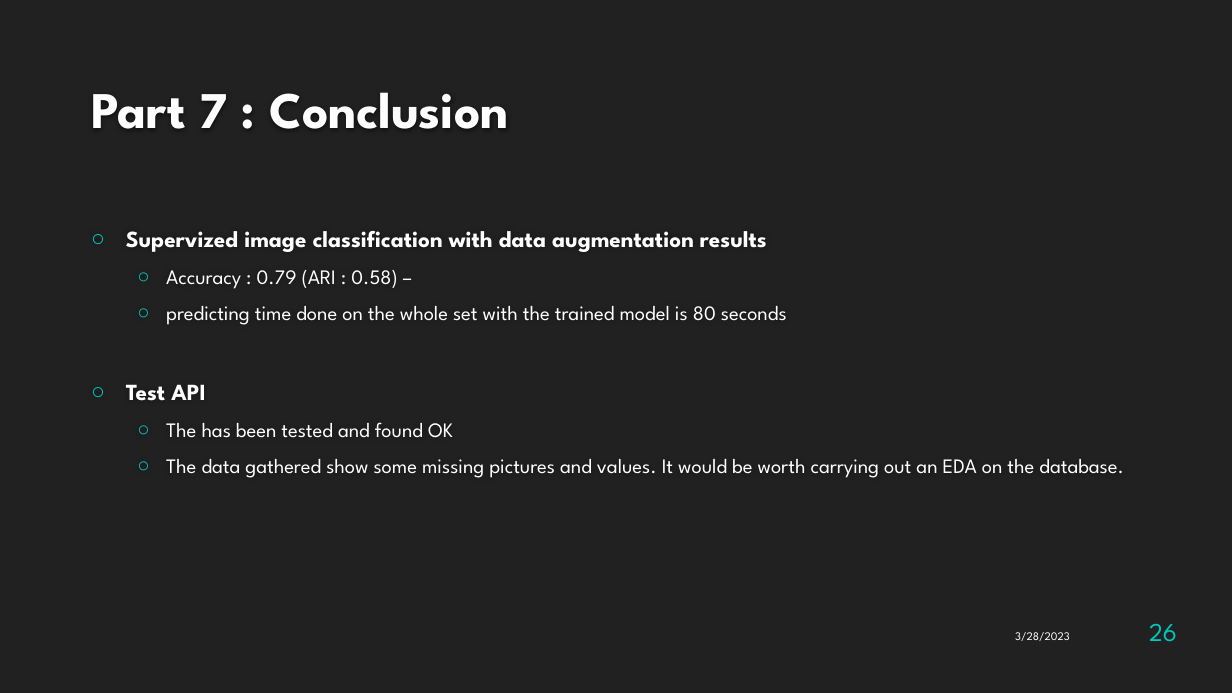
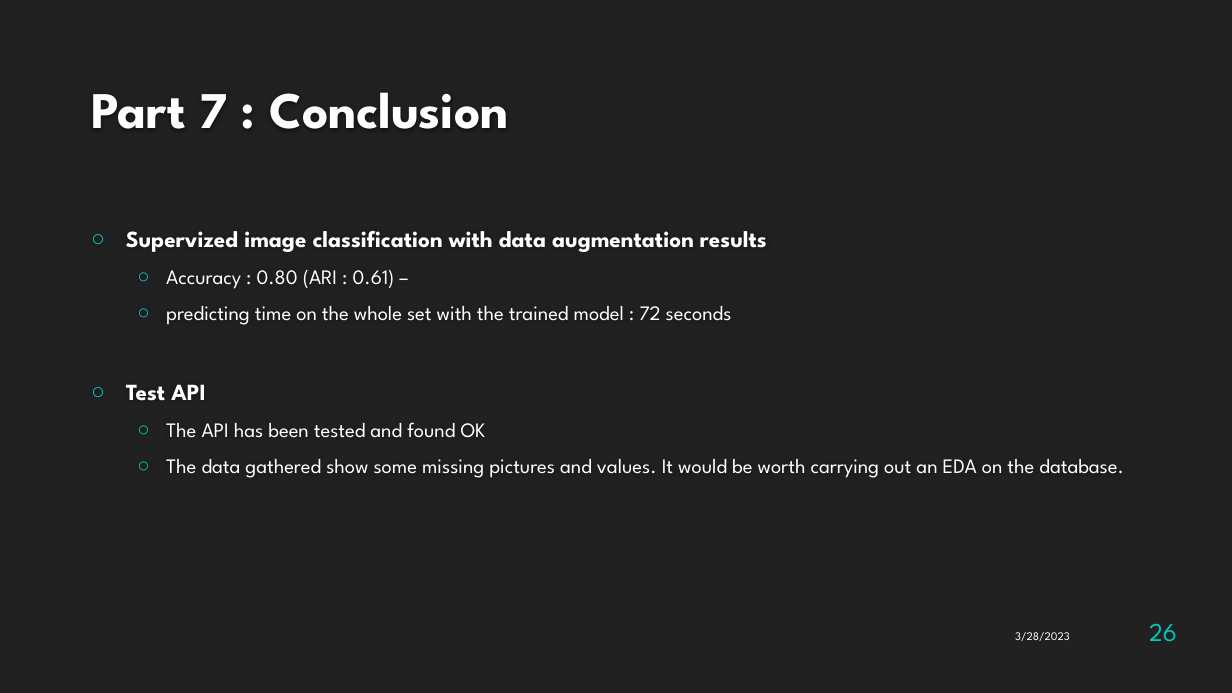
Before and after one commit to Antoine1608/OC-DS-P6-Classifiez_automatiquement_biens_consommation, a slide deck: slide 26 of Naudy_Antoine_5_presentation_032023.pptx. Drawn at 1232x693 pixels with LibreOffice and Linux fonts; fonts in the diff are those of the drawing; background and template pictures are left out. Boxes give left, top, right and bottom in pixels: in the first picture for what was removed or moved away, otherwise in the second. Text is boxed around its words. In the diff, an @@ line names an element or a change of style, - is before the commit and + after.

```diff
--- a/Naudy_Antoine_5_presentation_032023.pptx
+++ b/Naudy_Antoine_5_presentation_032023.pptx
@@ text at <box>166,270,732,325</box>: text changed @@
-  ○ Accuracy : 0.79 (ARI : 0.58) –
-  ○ predicting time done on the whole set with the trained model is 80 seconds
+  ○ Accuracy : 0.80 (ARI : 0.61) –
+  ○ predicting time on the whole set with the trained model : 72 seconds
@@ text at <box>166,422,486,438</box>: text changed @@
-  ○ The has been tested and found OK
+  ○ The API has been tested and found OK
```
Also in this commit, not shown: 3 other slides changed, 3 other files.
